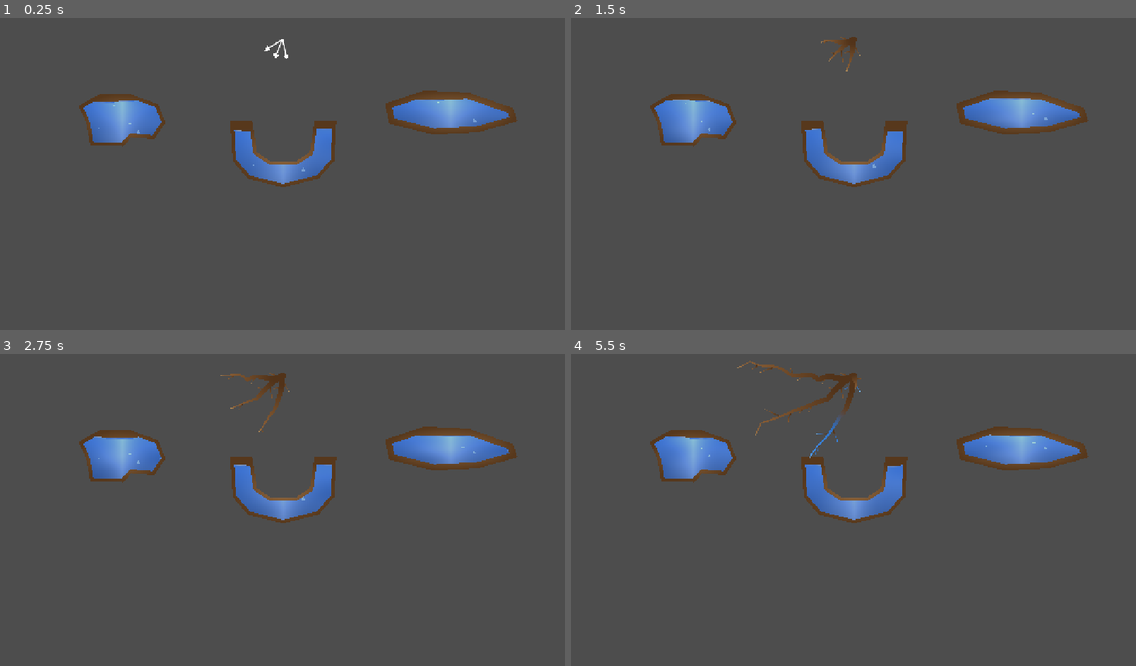
Above: before the commit, frames 1-4 (two rows, left to right).
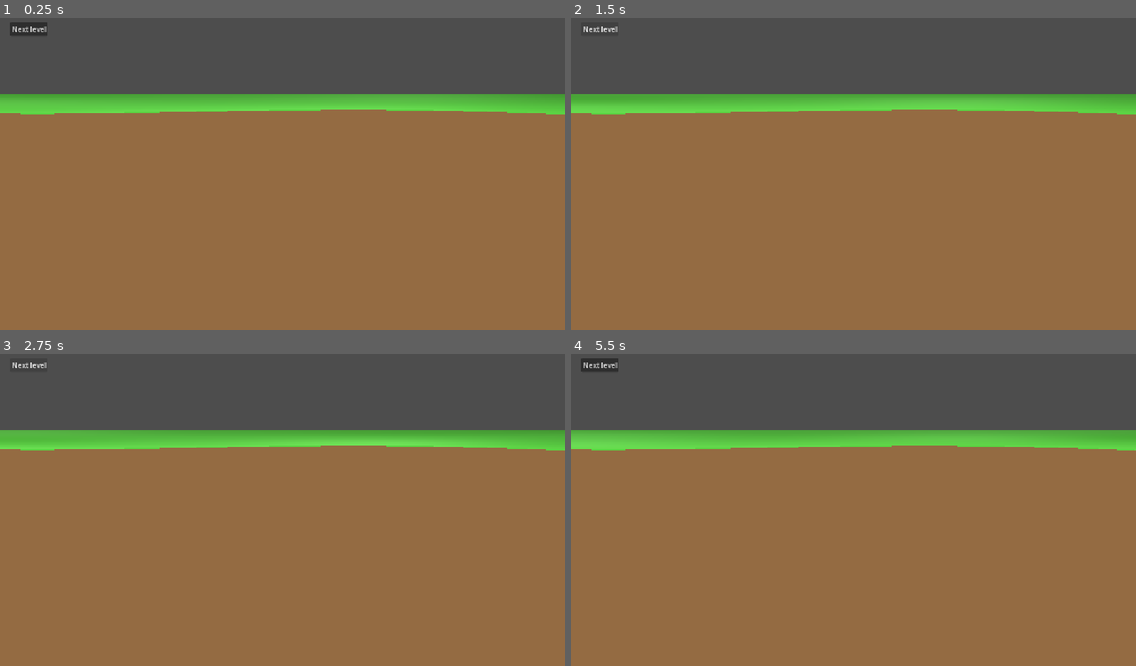
Above: after the commit, the same moments.

Repository: K1ktor/RootGame
Game: Godot game, scene res://Level Data/level1.tscn
Two runs of this game, one before a commit and one after it. Both use one fixed random seed, a clock stepped at 60 frames per second and the inputs below. Before the commit the project starts from res://Testowanie/Kaniok/WaterSourceTest.tscn.
Inputs (mouse positions are in pixels of both pictures, inside the frame that each line leads up to):
- Up to frame 1 (0.25 s): no input
- Up to frame 2 (1.5 s): click (599, 30) at 0.5 s, where only the run after the commit has a clickable "Next level"; click (599, 30) at 1.25 s, where only the run after the commit has a clickable "Next level"
- Up to frame 3 (2.75 s): click (28, 366) at 2 s, where only the run after the commit has a clickable "Next level"
- Up to frame 4 (5.5 s): tap Enter at 2.75 s; move the mouse to (977, 491) at 2.77 s; click (977, 491) at 2.92 s; tap Space at 3.02, 3.5, 3.77, 5.27 s; move the mouse to (740, 522) at 3.52 s; click (740, 522) at 3.67 s; move the mouse to (910, 438) at 4.27 s; click (910, 438) at 4.42 s; move the mouse to (825, 572) at 5.02 s; click (825, 572) at 5.17 s

The runs differ from the first frame. In frame 1, 76% of the frame differs, in the area x 0-100%, y 1-100%; in frame 2, 76%; in frame 3, 76%; in frame 4, 77%.

Commit message:
added goku

Diff:
--- /dev/null
+++ b/root-game/Level Data/level1.tscn
@@ -0,0 +1,36 @@
+[gd_scene format=3 uid="uid://ichdfrgnkihi"]
+
+[ext_resource type="Material" uid="uid://4uay03ap663a" path="res://Shaders/liquid-level-material.tres" id="1_308x2"]
+
+[sub_resource type="Gradient" id="Gradient_y4q38"]
+colors = PackedColorArray(0.5803922, 0.41960785, 0.25882354, 1, 0.5803922, 0.41960785, 0.25882354, 1)
+
+[sub_resource type="GradientTexture1D" id="GradientTexture1D_j8uoe"]
+gradient = SubResource("Gradient_y4q38")
+
+[sub_resource type="Gradient" id="Gradient_1k56t"]
+colors = PackedColorArray(0.3529412, 0.8235294, 0.25882354, 1, 0.1966804, 0.45352584, 0.14688927, 1)
+
+[sub_resource type="GradientTexture1D" id="GradientTexture1D_3uchd"]
+gradient = SubResource("Gradient_1k56t")
+
+[node name="Level1" type="Node2D" unique_id=586243082]
+
+[node name="Button" type="Button" parent="." unique_id=1322815984]
+offset_left = 23.0
+offset_top = 21.0
+offset_right = 108.0
+offset_bottom = 52.0
+text = "Next level"
+
+[node name="Background" type="Sprite2D" parent="." unique_id=356657488]
+position = Vector2(638.99884, 474)
+scale = Vector2(5.148447, 579.08795)
+texture = SubResource("GradientTexture1D_j8uoe")
+
+[node name="Grass" type="Sprite2D" parent="." unique_id=89500779]
+material = ExtResource("1_308x2")
+position = Vector2(639.0004, 214.07765)
+rotation = 4.7122164
+scale = Vector2(0.238044, 1300)
+texture = SubResource("GradientTexture1D_3uchd")
--- a/root-game/Shaders/liquid-level-material.tres
+++ b/root-game/Shaders/liquid-level-material.tres
@@ -1,18 +1,19 @@
 [gd_resource type="ShaderMaterial" format=3 uid="uid://4uay03ap663a"]
 
-[ext_resource type="Shader" uid="uid://cmwfauifiaa6l" path="res://Shaders/liquid-level-effect.gdshader" id="1_1t56o"]
+[ext_resource type="Shader" uid="uid://cmwfauifiaa6l" path="res://Shaders/liquid-level-effect.gdshader" id="1_njtob"]
 
 [resource]
-shader = ExtResource("1_1t56o")
-shader_parameter/blur = 3.5
-shader_parameter/warp_intensity = 0.4
-shader_parameter/strength_x = 12.0
-shader_parameter/strength_y = 12.0
-shader_parameter/offset_x = 0.0
-shader_parameter/offset_y = 0.0
-shader_parameter/corner_radius = 0.3
-shader_parameter/edge_smoothness = 1.0
-shader_parameter/tint = Color(0.95, 0.97, 1, 0.12)
-shader_parameter/edge_highlight = Color(1, 1, 1, 0.3)
-shader_parameter/edge_width = 1.5
-shader_parameter/chromatic_strength = 5.0
+shader = ExtResource("1_njtob")
+shader_parameter/liquid_level = 0.6690000317775
+shader_parameter/liquid_color = Color(0.3529412, 0.8235294, 0.25882354, 1)
+shader_parameter/foam_color = Color(0.3529412, 0.8235294, 0.25882354, 1)
+shader_parameter/wave_amplitude = 0.10000000149012
+shader_parameter/wave_frequency = 5.0
+shader_parameter/wave_speed = 0.0
+shader_parameter/gravity_angle = -1.4495900380381999
+shader_parameter/gravity_direction = Vector2(0, 1)
+shader_parameter/foam_thickness = 0.02
+shader_parameter/shine_intensity = 0.0
+shader_parameter/add_bubble = false
+shader_parameter/bubble_scale = 24.286001153585
+shader_parameter/bubble_speed = 0.742000035245
--- a/root-game/project.godot
+++ b/root-game/project.godot
@@ -11,7 +11,7 @@
 [application]
 
 config/name="RootGame"
-run/main_scene="uid://cto2eep5adrs0"
+run/main_scene="uid://ichdfrgnkihi"
 config/features=PackedStringArray("4.7", "Forward Plus")
 config/icon="uid://d1tsgt1uw67m2"
 
@@ -32,6 +32,9 @@
 
 folder_colors={
 "res://Assets/": "blue",
+"res://DEBUG/": "gray",
+"res://Level Data/": "pink",
+"res://Shaders/": "purple",
 "res://Testowanie/": "red",
 "res://autoloads/": "gray",
 "res://mechanics/": "green",
Binary file added: root-game/DEBUG/goku.png
Not shown, added: root-game/DEBUG/goku.png.import
Binary file added: root-game/DEBUG/sunflower.png
Not shown, added: root-game/DEBUG/sunflower.png.import
Not shown: 2 places in root-game/mechanics/terrain/WaterSource/WaterSource.tscn that only renumber resources
